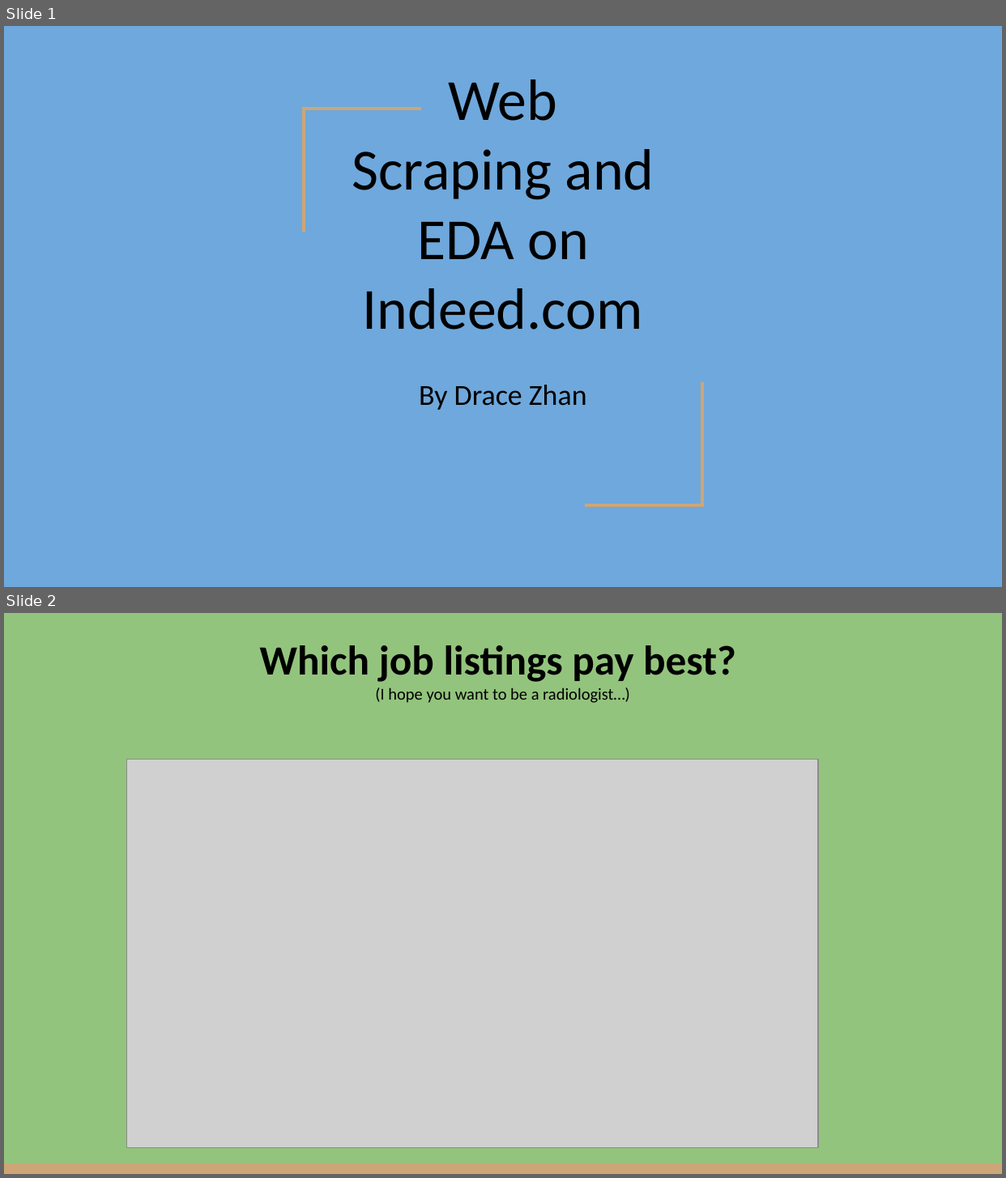
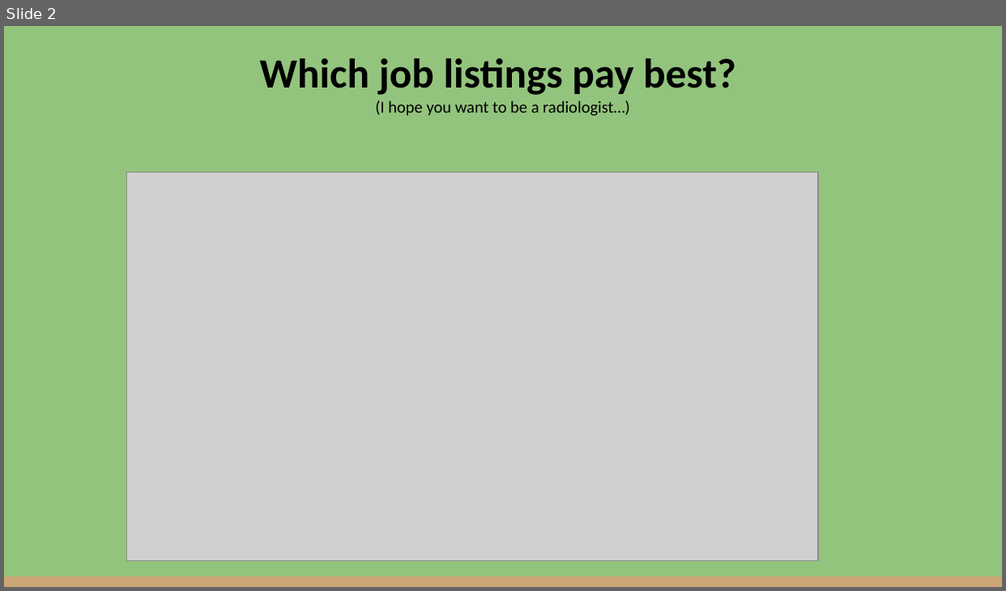
Before and after one commit to nycdatasci/bootcamp008_project, a slide deck: Project2-WebScraping/DraceZhan/Slides/Web Scraping and EDA on Indeed.com.pptx. Shown one above the other, each under a label of ours: slides 1 and 2 before the commit, slide 2 after it. The pictures are 1006x1178 and 1006x591 pixels, drawn with LibreOffice and Linux fonts; fonts in the diff are those of the drawing; grey boxes stand for pictures. Boxes give left, top, right and bottom in pixels: in the first picture for what was removed or moved away, otherwise in the second. Text is boxed around its words. In the diff, an @@ line names an element or a change of style, - is before the commit and + after.

```diff
--- a/Project2-WebScraping/DraceZhan/Slides/Web Scraping and EDA on Indeed.com.pptx
+++ b/Project2-WebScraping/DraceZhan/Slides/Web Scraping and EDA on Indeed.com.pptx
@@ slide 1 removed at box(4, 26, 1002, 587), background #6FA8DC @@
@@ title removed at box(351, 79, 654, 330) @@
-Web Scraping and EDA on Indeed.com
@@ freeform shape removed at box(304, 109, 421, 232) @@
@@ subtitle removed at box(419, 385, 587, 410) @@
-By Drace Zhan
@@ freeform shape removed at box(585, 382, 702, 505) @@
```
Also in this commit, not shown: 3 slides added.
